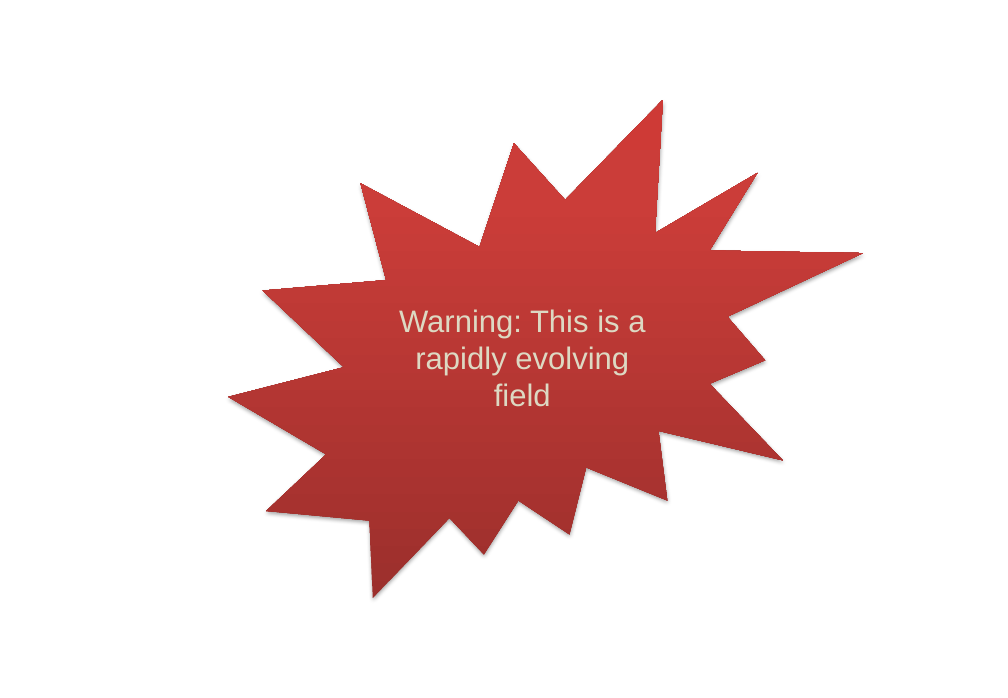
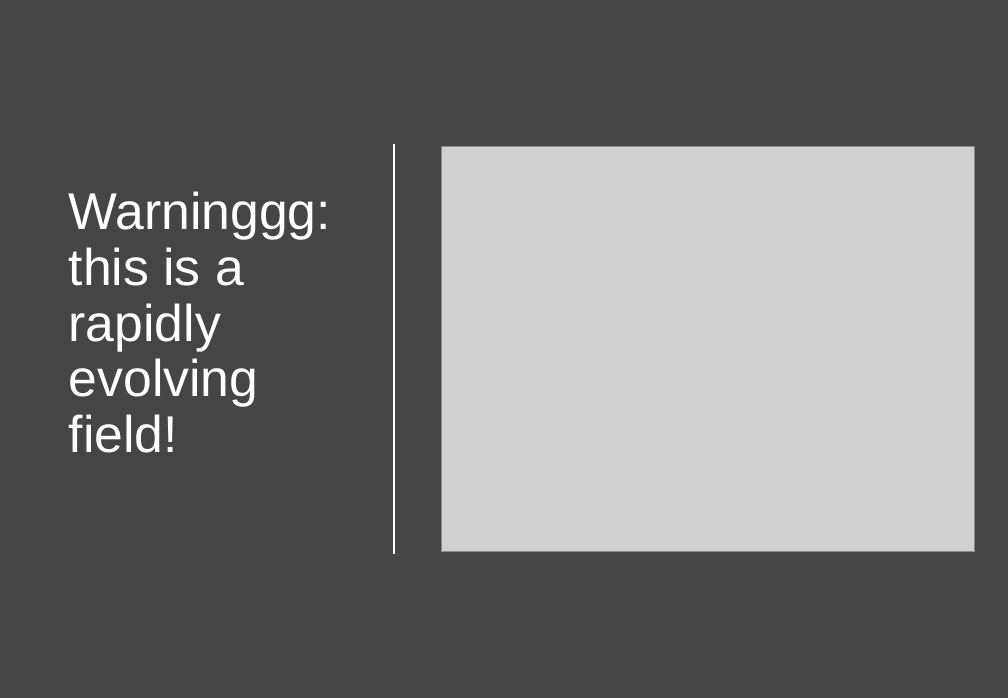
Before and after one commit to miguelperezenciso/NGScrashcourse, a slide deck: slide 2 of 2019_MSc_slides.pptx. Drawn at 1008x698 pixels with LibreOffice and Linux fonts; fonts in the diff are those of the drawing; grey boxes stand for pictures. Boxes give left, top, right and bottom in pixels: in the first picture for what was removed or moved away, otherwise in the second. Text is boxed around its words. In the diff, an @@ line names an element or a change of style, - is before the commit and + after.

```diff
--- a/2019_MSc_slides.pptx
+++ b/2019_MSc_slides.pptx
@@ background #FFFFFF to #454545 @@
@@ line added from (394, 144) to (394, 554), #FFFFFF 1.25 pt @@
@@ picture added at bbox=[442, 146, 974, 552] @@
@@ text "Warninggg: this is a rapidly ...": place and size @@
-text "Warninggg: this is a rapidly ..." at bbox=[228, 100, 863, 598]
+text "Warninggg: this is a rapidly ..." at bbox=[69, 191, 331, 453]
@@ text "Warninggg: this is a rapidly ..." at bbox=[69, 191, 331, 453]: vertical alignment middle to bottom; fill gradient #9C2F2D to #CB3E3A to #CE3B37 to none; shadow off @@
@@ text at bbox=[69, 191, 331, 453]: text changed; size 24 to 40 pt; text colour #DDD9C3 to #FFFFFF @@
-Warning: This is a rapidly evolving field
+Warninggg: this is a rapidly evolving field!
```
Also in this commit, not shown: 32 other slides changed, 2 slides added, 2 slides removed.
